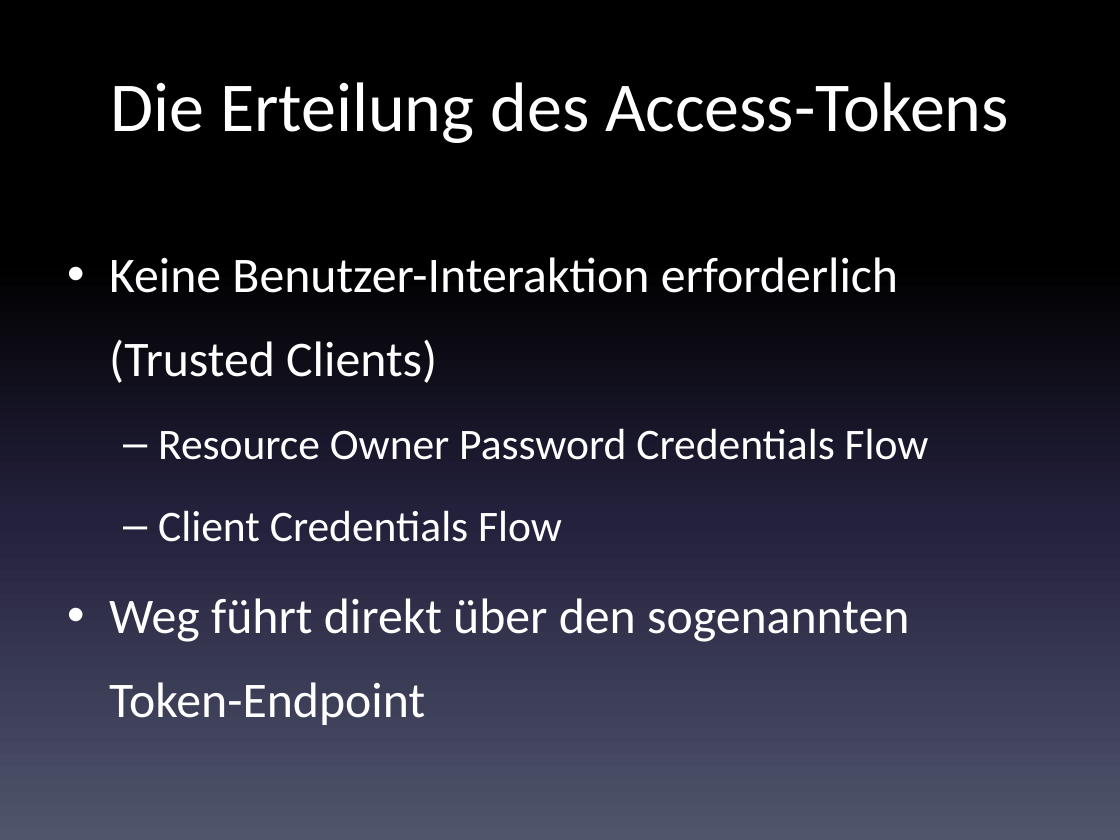
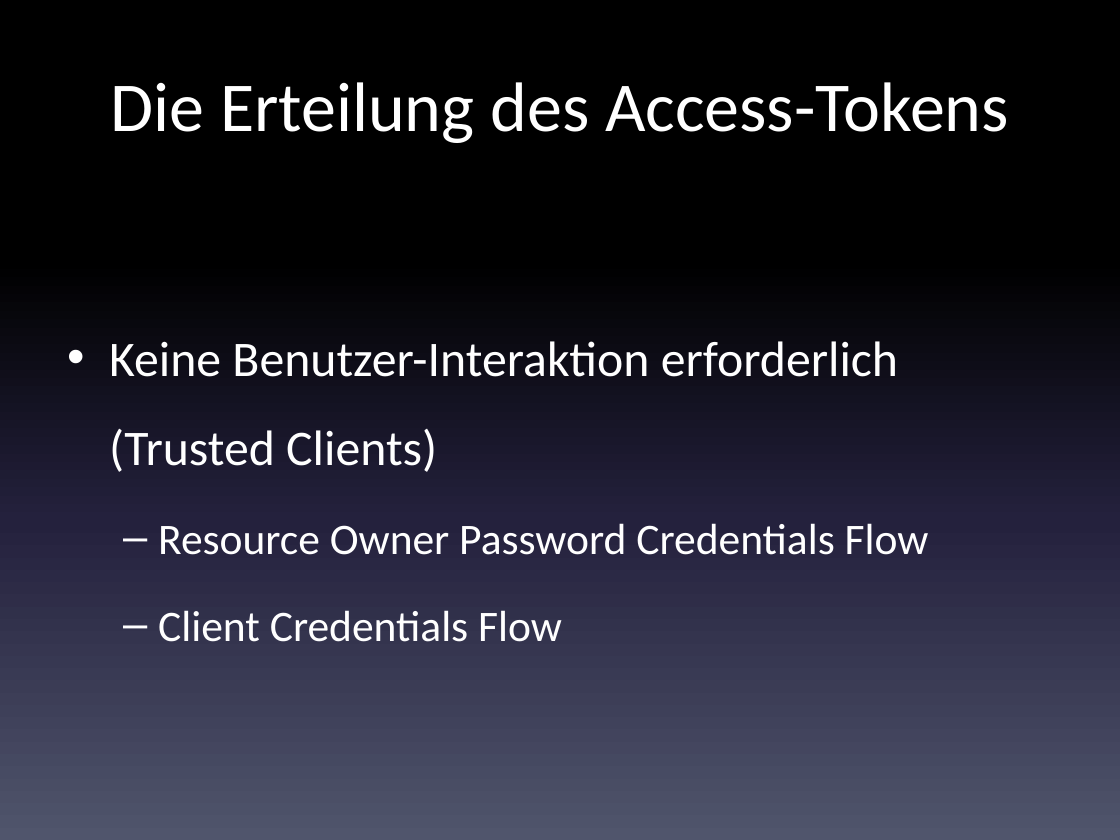
Before and after one commit to code-nirvana/oauth2_opidc_dwx2014, a slide deck: slide 50 of OAuth2_OpenIdConnect.pptx (slide 49 before the commit). Drawn at 1120x840 pixels with LibreOffice and Linux fonts; fonts in the diff are those of the drawing. Boxes give left, top, right and bottom in pixels: in the first picture for what was removed or moved away, otherwise in the second. Text is boxed around its words. In the diff, an @@ line names an element or a change of style, - is before the commit and + after.

```diff
--- a/OAuth2_OpenIdConnect.pptx
+++ b/OAuth2_OpenIdConnect.pptx
@@ text "Keine Benutzer-Interaktion erforderlich (Trusted Clients)" at (x1=109, y1=341, x2=929, y2=642): line spacing 1.4 to 1.5 @@
@@ text at (x1=109, y1=598, x2=909, y2=725): paragraph removed @@
-• Weg führt direkt über den sogenannten Token-Endpoint
```
Also in this commit, not shown: 24 other slides changed, 2 slides added, 22 slides removed.
